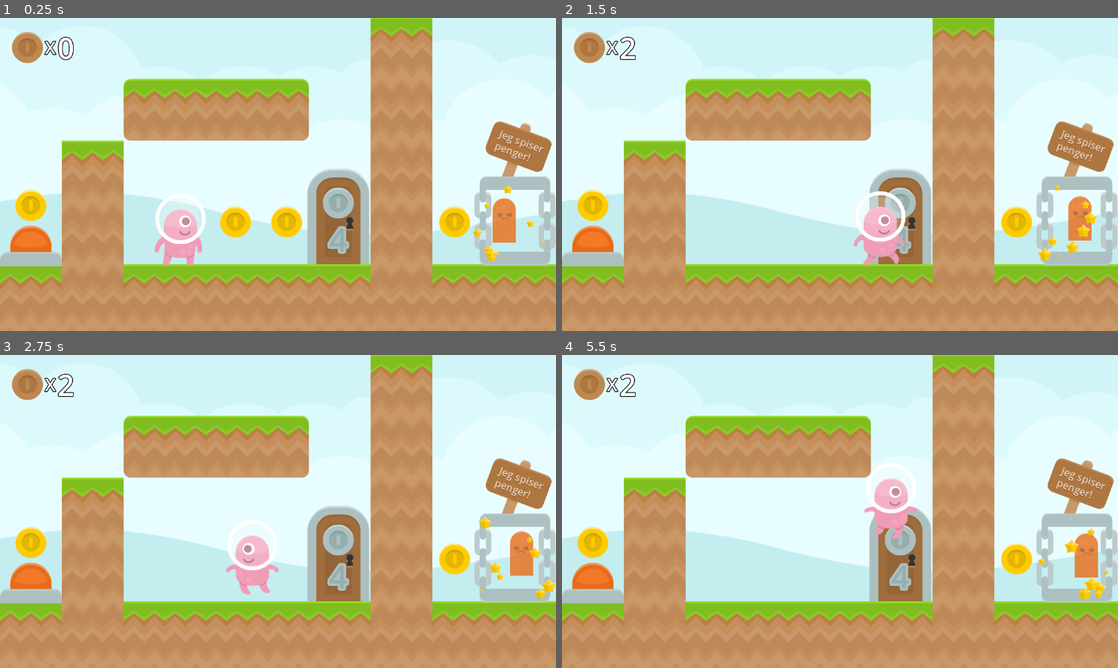
Above: before the commit, frames 1-4 (two rows, left to right).
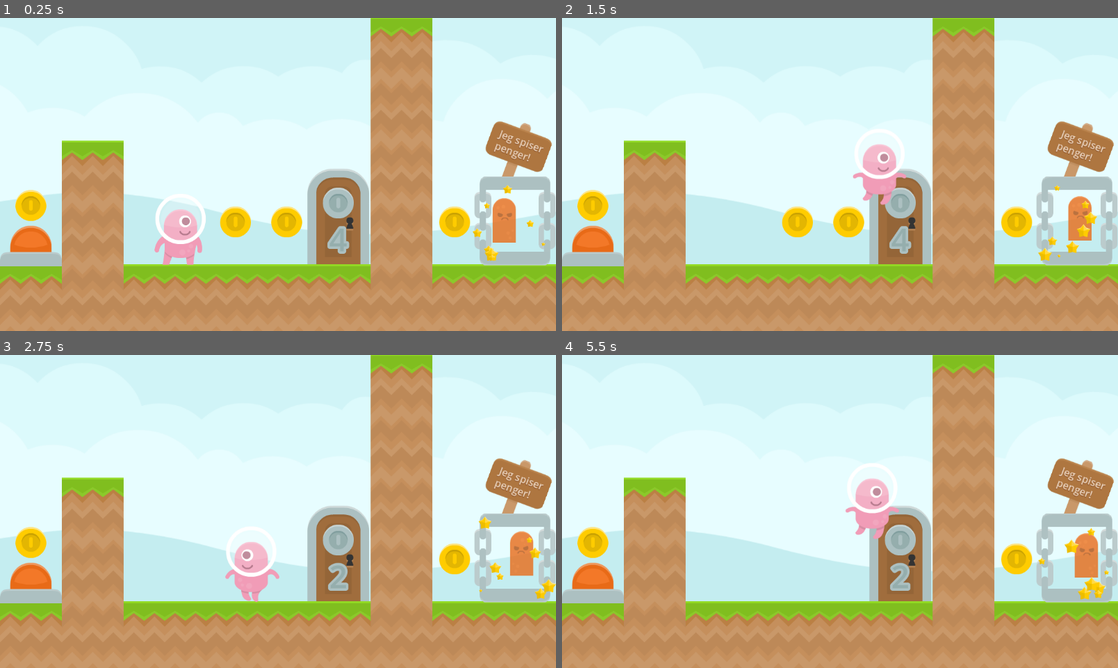
Above: after the commit, the same moments.

Repository: ensva002/godot_eksempel_prosjekt_2025
Game: Godot game, scene res://level.tscn
The game is run twice, just before and just after one commit, with the same random seed, the same clock (stepped at 60 frames per second) and the same inputs.
Inputs:
- Up to frame 1 (0.25 s): no input
- Up to frame 2 (1.5 s): tap Enter (ui_accept) at 0.5, 0.77 s; hold Right (ui_right) from 0.53 s (still down); tap Shift (shift) at 0.6, 1.35 s
- Up to frame 3 (2.75 s): tap Enter (ui_accept) at 1.52 s; release Right (ui_right) at 2.03 s; hold Left (ui_left) from 2.03 s (still down); tap Shift (shift) at 2.1 s
- Up to frame 4 (5.5 s): release Left (ui_left) at 2.78 s; hold Right (ui_right) 2.78-4.28 s; tap Shift (shift) every 0.75 s from 2.85 to 5.1 s; tap Enter (ui_accept) at 3.02, 3.77, 4.52 s; hold Left (ui_left) 4.28-5.03 s; hold Right (ui_right) from 5.03 s (still down)

The runs differ from the first frame. In frame 1, 7.3% of the frame differs, in the area x 2-56%, y 4-40%; in frame 2, 10%, in the area x 2-62%, y 4-79%; in frame 3, 8.2%; in frame 4, 8.7%.

Commit message:
added explosion

Diff:
--- a/bomb.gd
+++ b/bomb.gd
@@ -1,8 +1,15 @@
 extends RigidBody2D
 
+var explosion = preload("res://explosion.tscn")
+var blown
+
 func _process(delta: float) -> void:
-	if $Timer.time_left <= 0.3:
+	if $Timer.time_left <= 0.3 && !blown:
 		$Sprite.region_rect.position.y = 1284
+		var expInsta = explosion.instantiate()
+		expInsta.global_position = global_position
+		get_tree().current_scene.add_child(expInsta)
+		blown = true
 
 func _on_timer_timeout() -> void:
 	queue_free()
--- a/bomb.tscn
+++ b/bomb.tscn
@@ -6,7 +6,7 @@
 [sub_resource type="CircleShape2D" id="CircleShape2D_ej2ts"]
 radius = 50.04
 
-[node name="RigidBody2D" type="RigidBody2D" groups=["damage"]]
+[node name="RigidBody2D" type="RigidBody2D"]
 collision_layer = 32
 collision_mask = 44
 script = ExtResource("1_45qa6")
--- a/coin.gd
+++ b/coin.gd
@@ -1,7 +1,8 @@
 extends Area2D
-
+signal coinPickedUp
 func _on_body_entered(body: Node2D) -> void:
 	#Her ville det nok gitt mer mening å sjekke Group, dette er bare for å vise hvordan vi kan bruke Layers
 	if body.collision_layer == 1:
 		ScoreManager.add_score(1)
+		emit_signal("coinPickedUp")
 		queue_free()
--- /dev/null
+++ b/coin_physics.gd
@@ -0,0 +1,5 @@
+extends RigidBody2D
+
+
+func _on_coin_coin_picked_up() -> void:
+	queue_free()
--- a/coin_physics.tscn
+++ b/coin_physics.tscn
@@ -1,15 +1,19 @@
-[gd_scene load_steps=3 format=3 uid="uid://d07oqj5oxr8bd"]
+[gd_scene load_steps=4 format=3 uid="uid://d07oqj5oxr8bd"]
 
 [ext_resource type="PackedScene" uid="uid://i08kbu1h1xev" path="res://coin.tscn" id="1_3by3h"]
+[ext_resource type="Script" path="res://coin_physics.gd" id="1_6o6n1"]
 
 [sub_resource type="CircleShape2D" id="CircleShape2D_5twqs"]
 radius = 31.0161
 
 [node name="CoinPhysics" type="RigidBody2D"]
-collision_layer = 32
-collision_mask = 40
+collision_layer = 64
+collision_mask = 72
+script = ExtResource("1_6o6n1")
 
 [node name="Coin" parent="." instance=ExtResource("1_3by3h")]
 
 [node name="CollisionShape2D" type="CollisionShape2D" parent="."]
 shape = SubResource("CircleShape2D_5twqs")
+
+[connection signal="coinPickedUp" from="Coin" to="." method="_on_coin_coin_picked_up"]
--- a/door.gd
+++ b/door.gd
@@ -9,6 +9,7 @@
 
 
 func on_score_updated(new_score: int) -> void:
+	$Front/Target.text = str(target - new_score)
 	if new_score >= target:
 		$CollisionShape2D.set_deferred("disabled", false)
 		$Front.visible = false
--- /dev/null
+++ b/explosion.gd
@@ -0,0 +1,10 @@
+extends Area2D
+
+func _ready() -> void:
+	$CollisionShape2D.disabled = true
+
+func _process(delta: float) -> void:
+	if $AnimatedSprite2D.frame >= 1:
+		$CollisionShape2D.set_deferred("disabled",false)
+	if $AnimatedSprite2D.frame >= 5:
+		queue_free()
--- /dev/null
+++ b/explosion.tscn
@@ -0,0 +1,66 @@
+[gd_scene load_steps=10 format=3 uid="uid://bu5p25u1ku0tp"]
+
+[ext_resource type="Script" path="res://explosion.gd" id="1_3p3x4"]
+[ext_resource type="Texture2D" uid="uid://dsjo8d32v85hg" path="res://art/tank_explosion.png" id="1_yfamc"]
+
+[sub_resource type="CircleShape2D" id="CircleShape2D_0kqjw"]
+radius = 52.0096
+
+[sub_resource type="AtlasTexture" id="AtlasTexture_yc53l"]
+atlas = ExtResource("1_yfamc")
+region = Rect2(0, 0, 129, 131)
+
+[sub_resource type="AtlasTexture" id="AtlasTexture_osugp"]
+atlas = ExtResource("1_yfamc")
+region = Rect2(129, 0, 129, 131)
+
+[sub_resource type="AtlasTexture" id="AtlasTexture_xo4g6"]
+atlas = ExtResource("1_yfamc")
+region = Rect2(258, 0, 129, 131)
+
+[sub_resource type="AtlasTexture" id="AtlasTexture_o0dct"]
+atlas = ExtResource("1_yfamc")
+region = Rect2(387, 0, 129, 131)
+
+[sub_resource type="AtlasTexture" id="AtlasTexture_fgw2t"]
+atlas = ExtResource("1_yfamc")
+region = Rect2(516, 0, 129, 131)
+
+[sub_resource type="SpriteFrames" id="SpriteFrames_4xjt4"]
+animations = [{
+"frames": [{
+"duration": 1.0,
+"texture": SubResource("AtlasTexture_yc53l")
+}, {
+"duration": 1.0,
+"texture": SubResource("AtlasTexture_osugp")
+}, {
+"duration": 1.0,
+"texture": SubResource("AtlasTexture_xo4g6")
+}, {
+"duration": 1.0,
+"texture": SubResource("AtlasTexture_o0dct")
+}, {
+"duration": 1.0,
+"texture": SubResource("AtlasTexture_fgw2t")
+}, {
+"duration": 1.0,
+"texture": SubResource("AtlasTexture_fgw2t")
+}],
+"loop": false,
+"name": &"default",
+"speed": 10.0
+}]
+
+[node name="Explosion" type="Area2D" groups=["damage"]]
+collision_layer = 128
+collision_mask = 0
+script = ExtResource("1_3p3x4")
+
+[node name="CollisionShape2D" type="CollisionShape2D" parent="."]
+shape = SubResource("CircleShape2D_0kqjw")
+debug_color = Color(1, 0.196887, 0.264721, 0.42)
+
+[node name="AnimatedSprite2D" type="AnimatedSprite2D" parent="."]
+sprite_frames = SubResource("SpriteFrames_4xjt4")
+autoplay = "default"
--- a/ghost.gd
+++ b/ghost.gd
@@ -19,10 +19,13 @@
 		$Sprite2D.flip_h = !$Sprite2D.flip_h
 
 	if damaged && !indestructable:
+		var n = 0
 		for i in range(coins):
 			var instance = dropCoin.instantiate()
-			instance.global_position = global_position
+			instance.global_position = Vector2(global_position.x+n, global_position.y+abs(n))
 			get_tree().current_scene.add_child(instance)
+			n += 1
+			n *= -1
 		queue_free()
 
 
@@ -31,15 +34,13 @@
 		emit_signal("player_hurt")
 
 
-
-	if body.is_in_group("damage"):
-		damaged = true
-
 func _on_area_2d_area_entered(area: Area2D) -> void:
 	if area.is_in_group("coins"):
 		area.queue_free()
 		coins += 1
 
+	if area.is_in_group("damage"):
+		damaged = true
 
 func _on_area_2d_body_exited(body: Node2D) -> void:
 		if body.is_in_group("damage"):
--- a/ghost.tscn
+++ b/ghost.tscn
@@ -69,7 +69,7 @@
 
 [node name="Ghost" type="CharacterBody2D" groups=["enemy"]]
 collision_layer = 256
-collision_mask = 4
+collision_mask = 132
 script = ExtResource("1_j1my0")
 
 [node name="Sprite2D" type="Sprite2D" parent="."]
@@ -79,7 +79,7 @@
 region_rect = Rect2(254.598, 0, 48.8889, 91.5451)
 
 [node name="Area2D" type="Area2D" parent="."]
-collision_mask = 43
+collision_mask = 171
 
 [node name="CollisionShape2D" type="CollisionShape2D" parent="Area2D"]
 shape = SubResource("CapsuleShape2D_u88vp")
--- a/level.tscn
+++ b/level.tscn
@@ -150,7 +150,7 @@
 
 [node name="Terrain" type="TileMapLayer" parent="."]
 position = Vector2(0, -2)
-tile_map_data = PackedByteArray("AAAAAAQAAQAAAAEAAAAAAAUAAQA …(512 unchanged characters)… EAAcAAAABAAIAAQAAAAEAAAABAAMAAQABAAAAAAADAAEAAQAAAAEAAAAEAAEAAQAAAAAAAAACAAEAAQAAAAIAAAA=")
+tile_map_data = PackedByteArray("AAAAAAQAAQAAAAEAAAAAAAUAAQA …(512 unchanged characters)… EAAcAAAABAAIAAQAAAAEAAAABAAMAAQABAAAAAAA=")
 tile_set = SubResource("TileSet_67n3t")
 
 [node name="Player" parent="." instance=ExtResource("2_l1t52")]
@@ -179,6 +179,7 @@
 position = Vector2(64, 388)
 
 [node name="Score" type="HBoxContainer" parent="."]
+visible = false
 z_index = 4000
 offset_left = 25.0
 offset_top = 19.0
--- a/project.godot
+++ b/project.godot
@@ -44,3 +44,5 @@
 2d_physics/layer_4="Ground"
 2d_physics/layer_5="Ghost"
 2d_physics/layer_6="Items"
+2d_physics/layer_7="coins"
+2d_physics/layer_8="Damage"
Binary file added: art/tank_explosion.png
Not shown, added: art/tank_explosion.png.import
